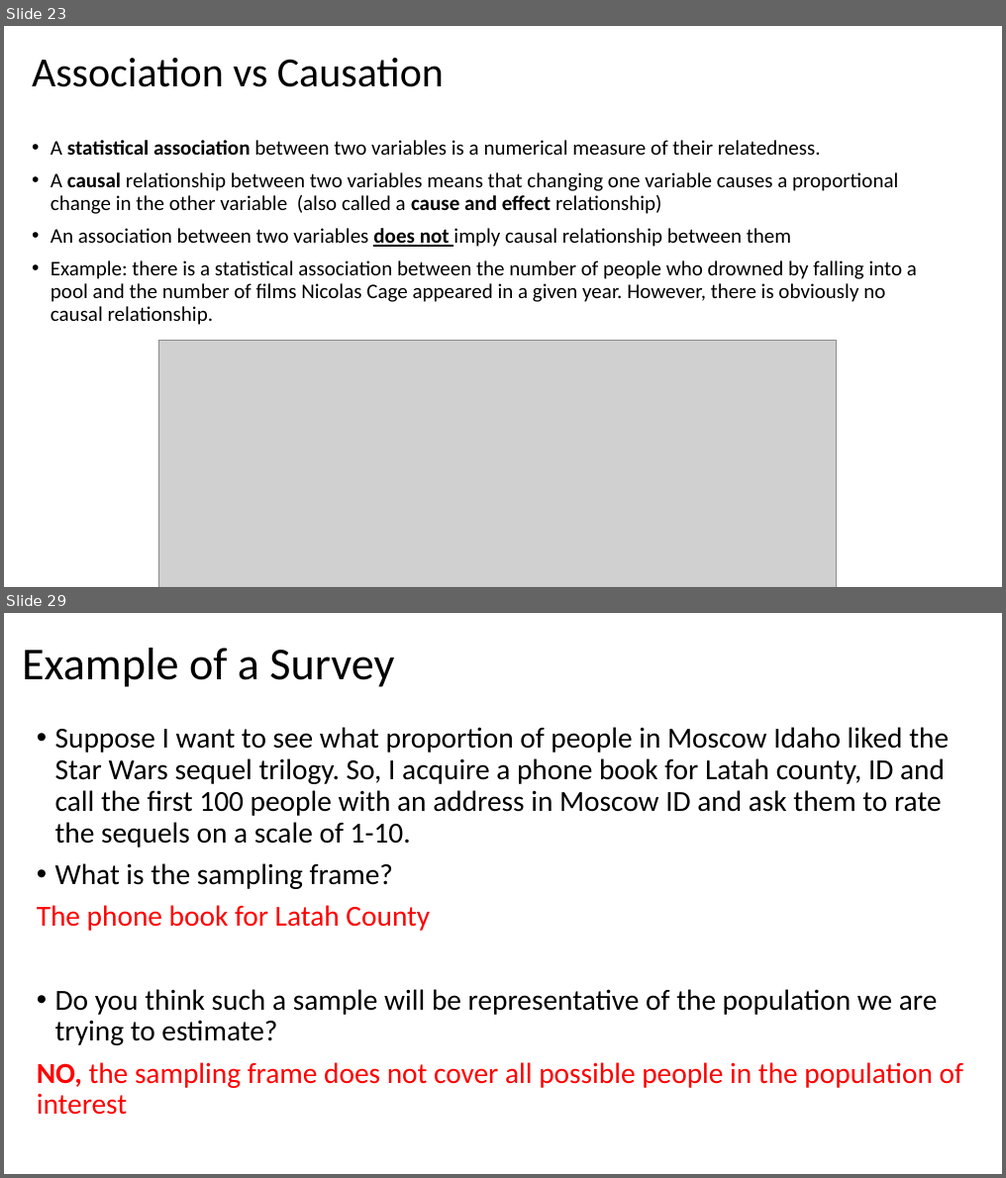
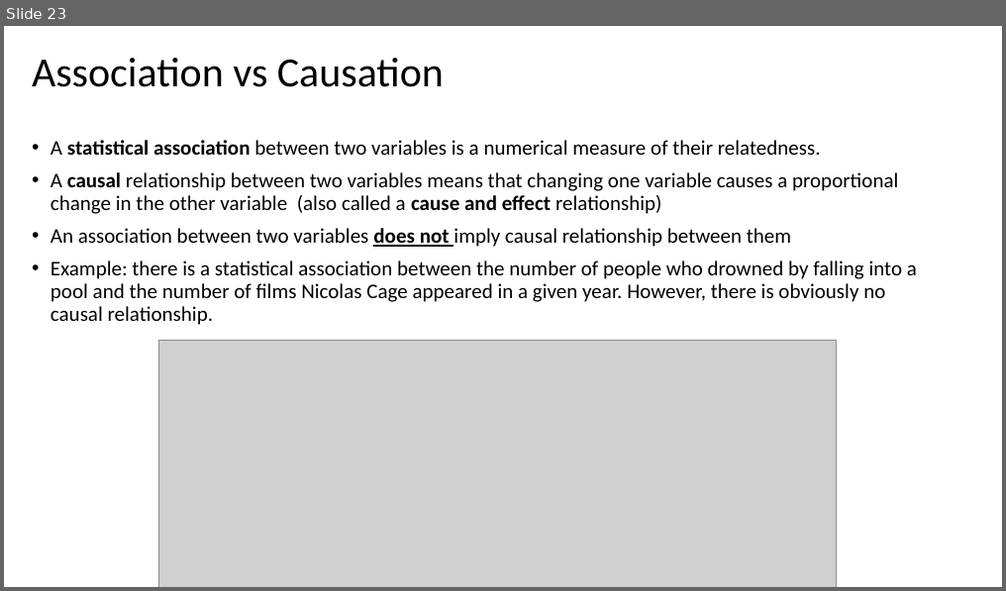
Before and after one commit to Jarred6068/UI_STAT251-03_Spring_2024, a slide deck: docs/lecture_slides/Week 5/Week5_Lecture8_Slides_2_7_2024.pptx. Shown one above the other, each under a label of ours: slides 23 and 29 before the commit, slide 23 after it; the slides between them are not shown. The pictures are 1006x1178 and 1006x591 pixels, drawn with LibreOffice and Linux fonts; fonts in the diff are those of the drawing; grey boxes stand for pictures. Boxes give left, top, right and bottom in pixels: in the first picture for what was removed or moved away, otherwise in the second. Text is boxed around its words. In the diff, an @@ line names an element or a change of style, - is before the commit and + after.

```diff
--- a/docs/lecture_slides/Week 5/Week5_Lecture8_Slides_2_7_2024.pptx
+++ b/docs/lecture_slides/Week 5/Week5_Lecture8_Slides_2_7_2024.pptx
@@ slide 29 removed at <box>4,613,1002,1174</box>, background #FFFFFF @@
@@ title removed at <box>22,648,394,687</box> @@
-Example of a Survey
@@ text removed at <box>37,727,963,1115</box> @@
-• Suppose I want to see what proportion of people in Moscow Idaho liked the Star Wars sequel trilogy. So, I acquire a phone book for Latah county, ID and call the first 100 people with an address in Moscow ID and ask them to rate the sequels on a scale of 1-10.
-• What is the sampling frame?
-The phone book for Latah County
-• Do you think such a sample will be representative of the population we are trying to estimate?
-NO, the sampling frame does not cover all possible people in the population of interest
```
Also in this commit, not shown: 16 other slides removed, 4 other files.
